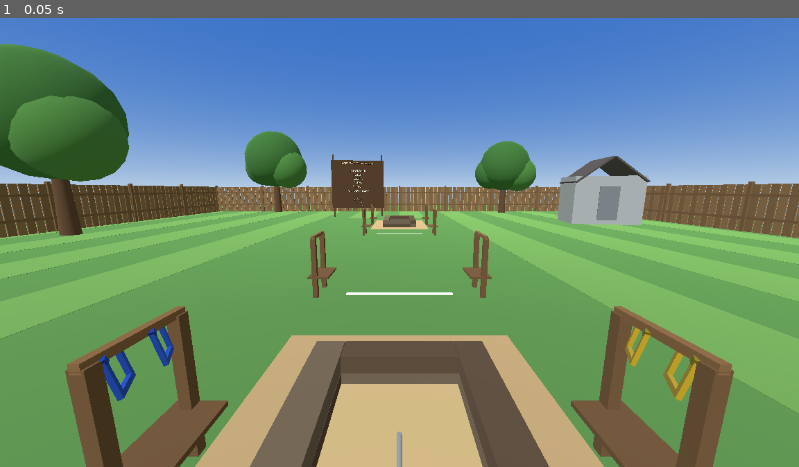
Above: before the commit, frame 1.
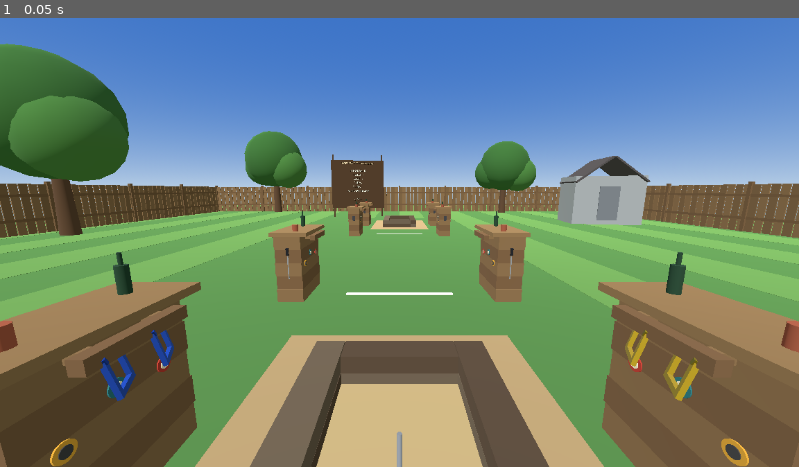
Above: after the commit, the same moment.

Repository: SibioJak/vr-horseshoes
Game: Godot game, scene res://main.tscn
The game is run twice, just before and just after one commit, with the same random seed, the same clock (stepped at 60 frames per second) and the same inputs.
Inputs:
- Up to frame 1 (0.05 s): no input

The runs differ from the first frame. In frame 1, 18% of the frame differs, in the area x 0-100%, y 40-100%.

Commit message:
Backyard v2 stage 1 (checkpoint): the timber station
_build_rail_stand becomes _build_station: a chunky stacked-
timber station in the BUBBA photo's family - five-board body,
top shelf with a bottle and a cup, generic two-tone roundel
stickers on the face (no brands), bottle opener on the pit-
side end, the cleaning file hanging on the far end. The pair
still hangs on the same timber rail beam at the FP13 slot
transforms: stocking, grab, restock and slot logic untouched,
placement law unchanged. The smoke furniture check keeps its
>=4-pieces assertion at the stock point under the station's
name (25 pieces now stand there).

Diff:
--- a/scripts/main.gd
+++ b/scripts/main.gd
@@ -189,6 +189,19 @@
 	var bm := BoxMesh.new()
 	bm.size = size
 	mi.mesh = bm
+	mi.position = pos
+	mi.material_override = mat
+	parent.add_child(mi)
+	return mi
+
+
+func _cyl(parent: Node, pos: Vector3, radius: float, height: float, mat: Material) -> MeshInstance3D:
+	var mi := MeshInstance3D.new()
+	var cm := CylinderMesh.new()
+	cm.top_radius = radius
+	cm.bottom_radius = radius
+	cm.height = height
+	mi.mesh = cm
 	mi.position = pos
 	mi.material_override = mat
 	parent.add_child(mi)
@@ -401,30 +414,83 @@
 	return best_line
 
 
-## One owner's rack (Backyard Game v1, Chris's photo feed):
-## two posts, a horizontal rail the pair hangs on by their
-## openings, and a low shelf board. Slot 0 sits at base_pos.
-## (Fix Pass 11: v1 built ONE four-slot stand per stock point
-## holding both pairs - "all the shoes spawn on one rack.")
-## Fix Pass 13: the stand is built TURNED with the slots -
-## the posts flank the pair DOWN-LANE and the rail runs
-## down-lane through both slots, so the hanging pair reads
-## as one station facing its owner. step_dir: the down-lane
-## direction at this end (-1 toward the far stake, +1 toward
-## the home stake); sx: the rack's side sign (the shelf juts
-## a touch toward the lane, the station's front).
-func _build_rail_stand(base_pos: Vector3, sx: float, step_dir: float) -> void:
-	var post_mat := _mat(Color(0.40, 0.29, 0.17))
-	var rail_mat := _mat(Color(0.48, 0.35, 0.21))
-	var z0: float = base_pos.z - 0.12 * step_dir
-	var z1: float = base_pos.z + (SLOT_STEP + 0.12) * step_dir
-	_box(self, Vector3(base_pos.x, 0.44, z0), Vector3(0.07, 0.88, 0.07), post_mat)
-	_box(self, Vector3(base_pos.x, 0.44, z1), Vector3(0.07, 0.88, 0.07), post_mat)
-	var mid_z: float = (z0 + z1) * 0.5
+## One owner's STATION (Backyard Game v1 photo feed; Backyard
+## v2 Stage 1 rebuilds it as furniture in the "BUBBA" photo's
+## family): a chunky stacked-timber body whose owner's pair
+## hangs on the rail beam in front of its face, a top shelf
+## with a bottle and a cup, generic roundel stickers on the
+## face, a bottle opener on the pit-side end and the cleaning
+## file hanging on the other end. The FUNCTION is the FP13
+## rail stand's, untouched: slot 0 at base_pos, slot 1 one
+## step down-lane, the pair presenting face-on to the stance;
+## only the furniture around the slots changed. step_dir:
+## the down-lane direction at this end (-1 toward the far
+## stake, +1 toward the home stake); sx: the station's side
+## sign (the body stands behind the slots, away from the
+## stance; the shelf and face look back at the owner).
+func _build_station(base_pos: Vector3, sx: float, step_dir: float) -> void:
+	var timber := _mat(Color(0.52, 0.40, 0.26))
+	var timber_alt := _mat(Color(0.46, 0.34, 0.22))
+	var mid_z: float = base_pos.z + SLOT_STEP * 0.5 * step_dir
+	var body_x: float = base_pos.x + 0.30 * sx
+	# Stacked-timber body: five boards with a hand-stacked
+	# whisper of z jitter, alternating weathered shades.
+	for i: int in 5:
+		var slab_mat: Material = timber if i % 2 == 0 else timber_alt
+		_box(self, Vector3(body_x, 0.0935 + 0.187 * float(i),
+			mid_z + (0.008 if i % 2 == 0 else -0.008)),
+			Vector3(0.36, 0.187, 0.86), slab_mat)
+	# Top shelf, overhanging the body toward the stance but
+	# clearing the hanging pair's bridges below it.
+	_box(self, Vector3(base_pos.x + 0.27 * sx, 0.96, mid_z),
+		Vector3(0.50, 0.05, 0.96), _mat(Color(0.55, 0.43, 0.28)))
+	# The rail beam the pair hangs on (the FP13 rail, in
+	# timber), carried on two arms from the body's face.
 	_box(self, Vector3(base_pos.x, 0.885, mid_z),
-		Vector3(0.045, 0.045, absf(z1 - z0) + 0.07), rail_mat)
-	_box(self, Vector3(base_pos.x - 0.05 * sx, 0.30, mid_z),
-		Vector3(0.30, 0.03, absf(z1 - z0) + 0.07), post_mat)
+		Vector3(0.07, 0.07, SLOT_STEP + 0.30), timber_alt)
+	for arm_z: float in [base_pos.z - 0.06 * step_dir,
+			base_pos.z + (SLOT_STEP + 0.06) * step_dir]:
+		_box(self, Vector3(base_pos.x + 0.09 * sx, 0.885, arm_z),
+			Vector3(0.14, 0.05, 0.06), timber)
+	# Shelf props: a bottle and a cup, backyard clutter.
+	_cyl(self, Vector3(base_pos.x + 0.30 * sx, 1.065, mid_z - 0.28),
+		0.032, 0.16, _mat(Color(0.13, 0.25, 0.16)))
+	_cyl(self, Vector3(base_pos.x + 0.30 * sx, 1.18, mid_z - 0.28),
+		0.011, 0.07, _mat(Color(0.13, 0.25, 0.16)))
+	_cyl(self, Vector3(base_pos.x + 0.22 * sx, 1.03, mid_z + 0.30),
+		0.040, 0.09, _mat(Color(0.62, 0.32, 0.22)))
+	# Roundel stickers on the face (generic two-tone discs -
+	# no brands), scattered like the photo's.
+	var face_x: float = base_pos.x + 0.115 * sx
+	var sticker_specs: Array = [
+		[0.58, -0.24, Color(0.72, 0.22, 0.16), Color(0.92, 0.88, 0.78)],
+		[0.63, 0.03, Color(0.16, 0.45, 0.48), Color(0.92, 0.88, 0.78)],
+		[0.52, 0.27, Color(0.85, 0.62, 0.18), Color(0.25, 0.24, 0.24)],
+	]
+	for spec: Array in sticker_specs:
+		var disc: MeshInstance3D = _cyl(self,
+			Vector3(face_x, float(spec[0]), mid_z + float(spec[1])),
+			0.045, 0.008, _mat(spec[2]))
+		disc.rotation.z = PI * 0.5
+		var inner: MeshInstance3D = _cyl(self,
+			Vector3(face_x - 0.003 * sx, float(spec[0]), mid_z + float(spec[1])),
+			0.026, 0.010, _mat(spec[3]))
+		inner.rotation.z = PI * 0.5
+	# Bottle opener on the pit-side end: a dark steel plate
+	# with its lip, the BUBBA station's left-end detail.
+	var end_z: float = mid_z + 0.43 * step_dir
+	var steel := _mat(Color(0.23, 0.23, 0.25))
+	_box(self, Vector3(body_x, 0.62, end_z + 0.008 * step_dir),
+		Vector3(0.10, 0.13, 0.015), steel)
+	_box(self, Vector3(body_x, 0.545, end_z + 0.016 * step_dir),
+		Vector3(0.06, 0.03, 0.03), steel)
+	# The cleaning file on the far end: black handle over a
+	# long thin blade, hanging flat against the end boards.
+	var file_z: float = mid_z - 0.43 * step_dir
+	_box(self, Vector3(body_x, 0.72, file_z - 0.012 * step_dir),
+		Vector3(0.035, 0.10, 0.02), _mat(Color(0.10, 0.10, 0.11)))
+	_box(self, Vector3(body_x, 0.50, file_z - 0.006 * step_dir),
+		Vector3(0.016, 0.32, 0.008), _mat(Color(0.55, 0.56, 0.58)))
 
 
 func _build_world() -> void:
@@ -478,19 +544,21 @@
 	for lz2: float in [line_z_for_ft_at(30, true), line_z_for_ft_at(30, false)]:
 		_box(self, Vector3(0.0, 0.006, lz2), Vector3(1.6, 0.012, 0.07), _mat(Color(0.92, 0.92, 0.90)))
 
-	# One rack per OWNER per stock point (both lines, both
+	# One station per OWNER per stock point (both lines, both
 	# ends), placed by the Fix Pass 11 rule: beside its owner's
 	# stance at the line's own z, clear of the stance box - the
-	# player's pair on his rack, the AI's pair on its own rack
+	# player's pair on his station, the AI's pair on its own
 	# across the pit. Fix Pass 13 turns each stand with its
-	# slots (rail down-lane, shoes face-on to the stance).
+	# slots (rail down-lane, shoes face-on to the stance);
+	# Backyard v2 Stage 1 dresses that stand as the timber
+	# station furniture.
 	for tfar: bool in [true, false]:
 		for stand_line: int in [40, 30]:
 			var step_dir: float = -1.0 if tfar else 1.0
 			var ptf: Transform3D = (stand_tfs if tfar else stand_tfs_far)[stand_line]
-			_build_rail_stand(ptf.origin, rack_side_sign(tfar, false), step_dir)
+			_build_station(ptf.origin, rack_side_sign(tfar, false), step_dir)
 			var atf: Transform3D = (ai_stand_tfs if tfar else ai_stand_tfs_far)[stand_line]
-			_build_rail_stand(atf.origin, rack_side_sign(tfar, true), step_dir)
+			_build_station(atf.origin, rack_side_sign(tfar, true), step_dir)
 
 	_build_scenery()
 
--- a/tests/render_proofs.gd
+++ b/tests/render_proofs.gd
@@ -11,7 +11,7 @@
 ## binding) and saves:
 ##   proofs/court_view.png - the full court from behind the home
 ##     foul line: both pits down the lane, the player's turned
-##     rack beside his stance near-right with its pair hanging
+##     station beside his stance near-right with its pair hanging
 ##     face-on, the AI in his box across the home pit - behind
 ##     the line, level with the player's stance (Fix Pass 13) -
 ##     the dressed backyard around it all (Fix Pass 10 scenery),
--- a/tests/smoke_main.gd
+++ b/tests/smoke_main.gd
@@ -739,7 +739,7 @@
 		if child is MeshInstance3D and (child as MeshInstance3D).global_position.distance_to(slot0_pos) < 1.0:
 			rail_pieces += 1
 	check(rail_pieces >= 4,
-		"rail stand furniture (posts, rail, shelf) stands at the home 40 ft stock point (%d pieces)" % rail_pieces)
+		"station furniture (timber body, rail, shelf) stands at the home 40 ft stock point (%d pieces)" % rail_pieces)
 	check(main.ai_pitcher != null and main.ai_pitcher.is_inside_tree(),
 		"the AI opponent character stands at the home end")
 	# Fix Pass 13: the AI's box at the home end - behind the
